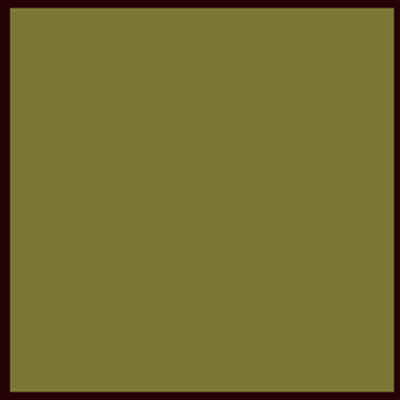
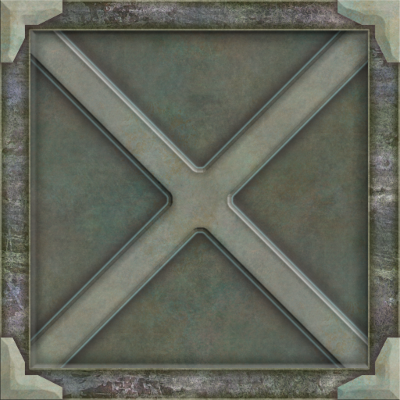
Revision of a layered 400px x 400px image; what changed, layer by layer:
added layer "Pasted Layer" above "crate.png" over [0, 0, 400, 400]
renamed "Background" to "crate.png", painted on it over [0, 0, 400, 400]
